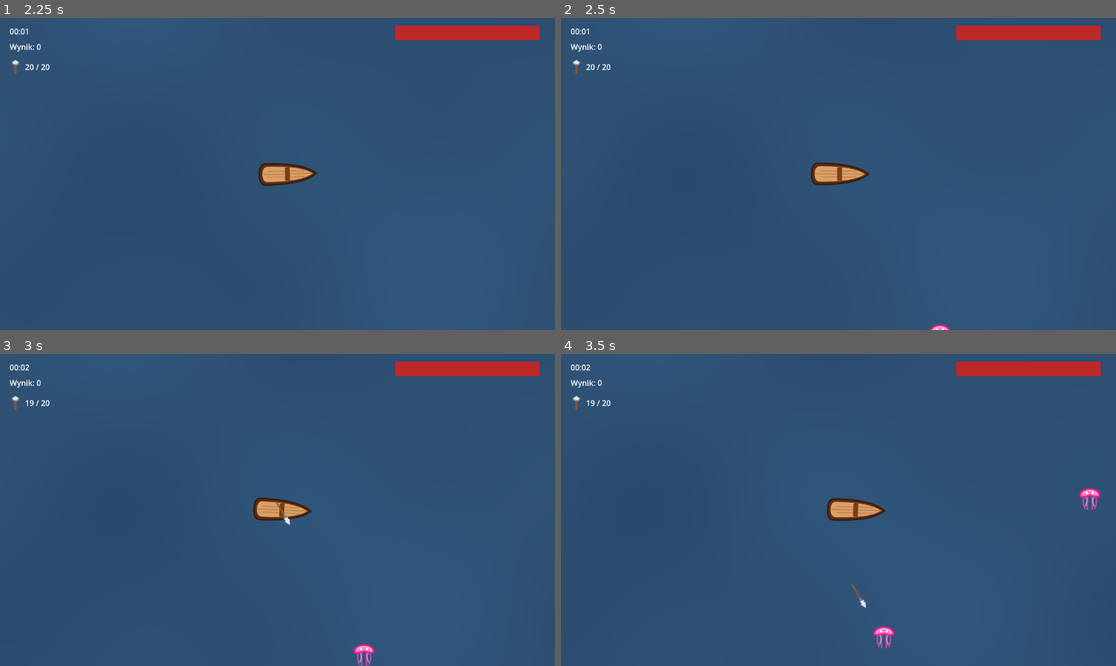
Above: before the commit, frames 1-4 (two rows, left to right).
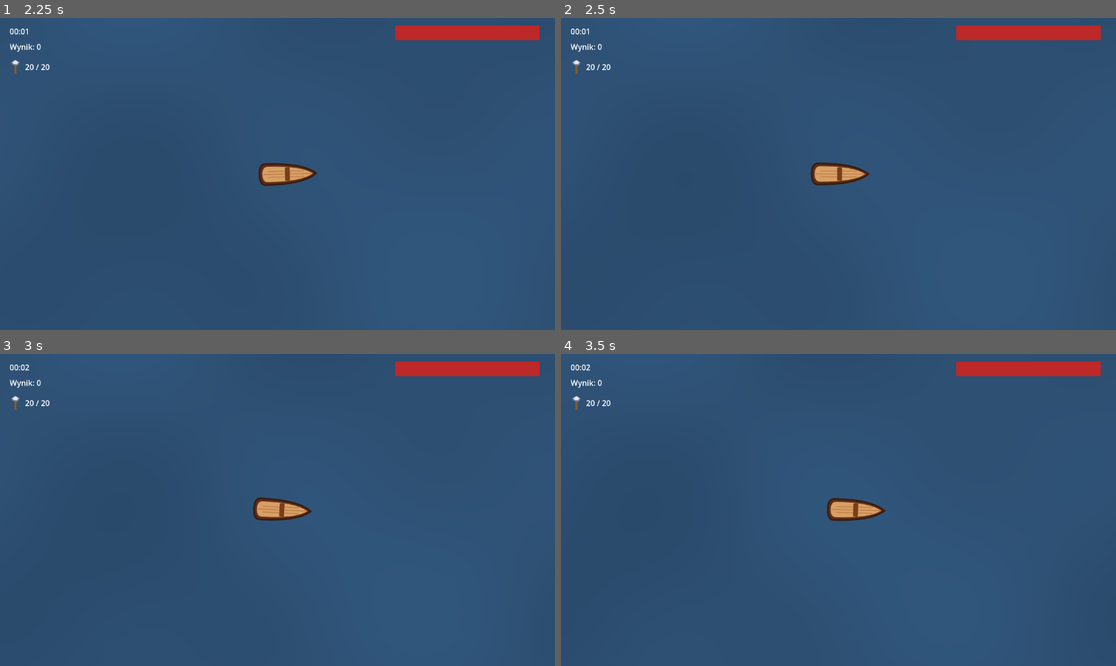
Above: after the commit, the same moments.

Repository: stap1/SCIM
Game: Godot game, scene res://scenes/MainMenu.tscn
The game is run twice, just before and just after one commit, with the same random seed, the same clock (stepped at 60 frames per second) and the same inputs. The engine's default icon, where the game draws it, is replaced by a stand-in: a white triangle on a blue panel in a dark square.
Inputs (mouse positions are in pixels of both pictures, inside the frame that each line leads up to):
- Up to frame 1 (2.25 s): click "Start" at 0.5 s; tap Enter at 1.25 s; move the mouse to (399, 158) at 1.27 s; hold Right 1.28-2 s; hold Shift 1.28-2 s; click (399, 158) at 1.42 s; drag from (166, 189) to (294, 174) at 2.02 s
- Up to frame 2 (2.5 s): no input
- Up to frame 3 (3 s): move the mouse to (333, 441) at 2.77 s; hold Right from 2.78 s (still down); tap Ctrl at 2.85 s
- Up to frame 4 (3.5 s): keep holding Right

Frame 1 is identical in both runs. In frame 2, less than 0.1% of the frame differs, in the area x 66-71%, y 98-100%; in frame 3, 0.2%; in frame 4, 0.4%, in the area x 4-98%, y 14-95%.

Commit message:
@ #3: karencja startowa spawnera (fix obrazen na starcie)
Przez pierwsze GameConfig.SPAWN_GRACE_SECONDS (5 s) spawner nie wypuszcza
zwyklych wrogow - swiezy gracz zdazy sie rozejrzec. Boss (270 s) nietkniety.
Czysta funkcja is_in_grace + test (brak spawnu w karencji).

Co-Authored-By: Claude Opus 4.8 <noreply@anthropic.com>

Diff:
--- a/project.godot
+++ b/project.godot
@@ -22,9 +22,9 @@
 Upgrades="*res://scripts/systems/upgrades.gd"
 AudioManager="*res://scripts/systems/audio_manager.gd"
 
-[audio]
+[editor_plugins]
 
-buses/default_bus_layout="res://default_bus_layout.tres"
+enabled=PackedStringArray("res://addons/gut/plugin.cfg")
 
 [layer_names]
 
@@ -33,10 +33,6 @@
 2d_physics/layer_3="harpoon"
 2d_physics/layer_4="pickup"
 
-[editor_plugins]
-
-enabled=PackedStringArray("res://addons/gut/plugin.cfg")
-
 [physics]
 
 3d/physics_engine="Jolt Physics"
--- a/scripts/globals/game_config.gd
+++ b/scripts/globals/game_config.gd
@@ -43,6 +43,9 @@
 const ENEMY_JELLYFISH_SCORE: int = 1
 # Cap jednoczesnych wrogow (wydajnosc + Web).
 const ENEMY_MAX_COUNT: int = 30
+# Karencja startowa: przez tyle sekund od startu sesji spawner nie wypuszcza
+# zwyklych wrogow (onboarding - gracz zdazy sie rozejrzec; fix obrazen na starcie).
+const SPAWN_GRACE_SECONDS: float = 5.0
 
 # --- Mini-boss (MotorBoat) ---
 const MINIBOSS_HP: float = 300.0
--- a/scripts/systems/enemy_spawner.gd
+++ b/scripts/systems/enemy_spawner.gd
@@ -39,6 +39,10 @@
 		return
 
 	_check_boss()
+
+	# Karencja startowa - brak zwyklych wrogow przez pierwsze SPAWN_GRACE_SECONDS.
+	if is_in_grace(GameState.time, GameConfig.SPAWN_GRACE_SECONDS):
+		return
 
 	if get_tree().get_nodes_in_group("enemies").size() >= max_enemies:
 		return
@@ -87,6 +91,10 @@
 	orb.global_position = pos
 
 # --- Mini-boss ---
+
+# Czysta funkcja: czy trwa karencja startowa (brak zwyklych wrogow).
+static func is_in_grace(time: float, grace: float) -> bool:
+	return time < grace
 
 # Czysta funkcja: czas na bossa (dokladnie raz po MINIBOSS_SPAWN_TIME).
 static func should_spawn_boss(time: float, already_spawned: bool) -> bool:
--- /dev/null
+++ b/test/test_spawn_grace.gd
@@ -0,0 +1,29 @@
+extends GutTest
+
+# Karencja startowa spawnera (fix obrazen na poczatku rozgrywki).
+# Przez pierwsze GameConfig.SPAWN_GRACE_SECONDS spawner nie wypuszcza zwyklych wrogow.
+
+const SpawnerScript := preload("res://scripts/systems/enemy_spawner.gd")
+
+func before_each() -> void:
+	GameState.reset()
+
+func test_is_in_grace_pure() -> void:
+	assert_true(SpawnerScript.is_in_grace(0.0, 5.0), "t=0 -> w karencji")
+	assert_true(SpawnerScript.is_in_grace(4.9, 5.0), "t<grace -> w karencji")
+	assert_false(SpawnerScript.is_in_grace(5.0, 5.0), "t=grace -> koniec karencji")
+	assert_false(SpawnerScript.is_in_grace(10.0, 5.0), "t>grace -> brak karencji")
+
+func test_grace_default_is_five_seconds() -> void:
+	assert_almost_eq(GameConfig.SPAWN_GRACE_SECONDS, 5.0, 0.001, "domyslna karencja 5 s")
+
+func test_no_regular_spawn_during_grace() -> void:
+	var spawner = SpawnerScript.new()
+	add_child_autofree(spawner)
+	await wait_physics_frames(1)
+	GameState.time = 2.0 # w karencji
+	var before: int = get_tree().get_nodes_in_group("enemies").size()
+	spawner._on_timeout()
+	assert_eq(get_tree().get_nodes_in_group("enemies").size(), before,
+		"w karencji spawner nie dodaje zwyklych wrogow")
+	await wait_physics_frames(1)
Not shown, added: test/test_spawn_grace.gd.uid
